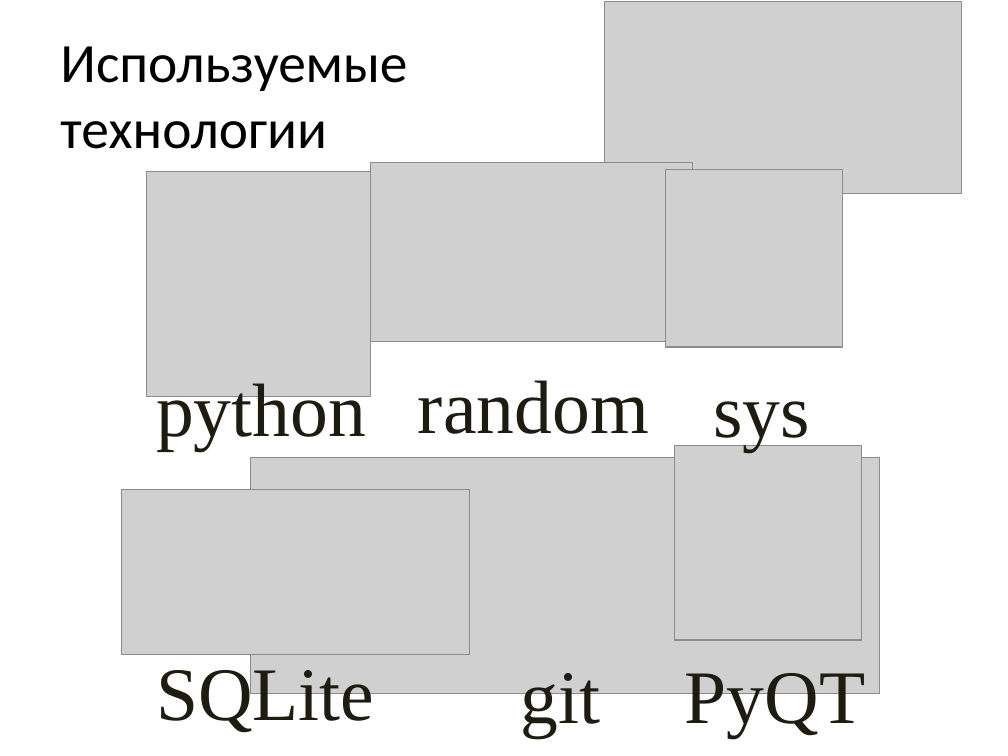
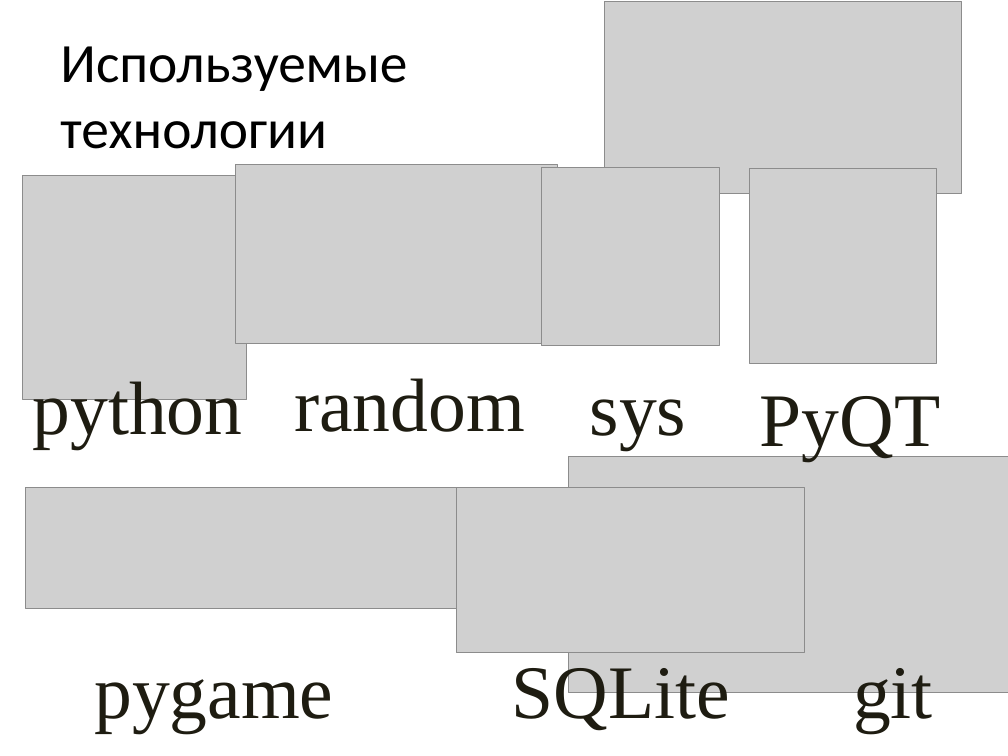
Before and after one commit to novd7/yandex_project2_tetris, a slide deck: slide 7 of defence_of_project/presentation.pptx. Drawn at 1008x756 pixels with LibreOffice and Linux fonts; fonts in the diff are those of the drawing; grey boxes stand for pictures. Boxes give left, top, right and bottom in pixels: in the first picture for what was removed or moved away, otherwise in the second. Text is boxed around its words. In the diff, an @@ line names an element or a change of style, - is before the commit and + after.

```diff
--- a/defence_of_project/presentation.pptx
+++ b/defence_of_project/presentation.pptx
@@ picture: place and size @@
-picture at box(146, 171, 371, 396)
+picture at box(22, 175, 247, 400)
@@ picture: place and size @@
-picture at box(371, 162, 692, 342)
+picture at box(236, 164, 557, 344)
@@ picture: place and size @@
-picture at box(674, 446, 861, 640)
+picture at box(750, 169, 936, 364)
@@ 3 texts, 1 picture: place and size @@
-3 texts, 1 picture at box(156, 169, 843, 452)
+3 texts, 1 picture at box(32, 168, 720, 450)
@@ text "PyQT": place and size @@
-text "PyQT" at box(685, 673, 866, 738)
+text "PyQT" at box(760, 396, 941, 461)
@@ picture: place and size @@
-picture at box(250, 458, 879, 694)
+picture at box(569, 457, 1008, 692)
@@ picture added at box(25, 488, 457, 609) @@
@@ picture: place and size @@
-picture at box(121, 489, 470, 654)
+picture at box(457, 488, 805, 653)
@@ text "SQLite": place and size @@
-text "SQLite" at box(156, 661, 374, 733)
+text "SQLite" at box(512, 660, 730, 731)
@@ text "git": place and size @@
-text "git" at box(520, 673, 600, 738)
+text "git" at box(853, 668, 933, 734)
@@ text added at box(94, 679, 333, 734), 54 pt, text #1E1C11 @@
+pygame
```
Also in this commit, not shown: 1 other slide changed.
